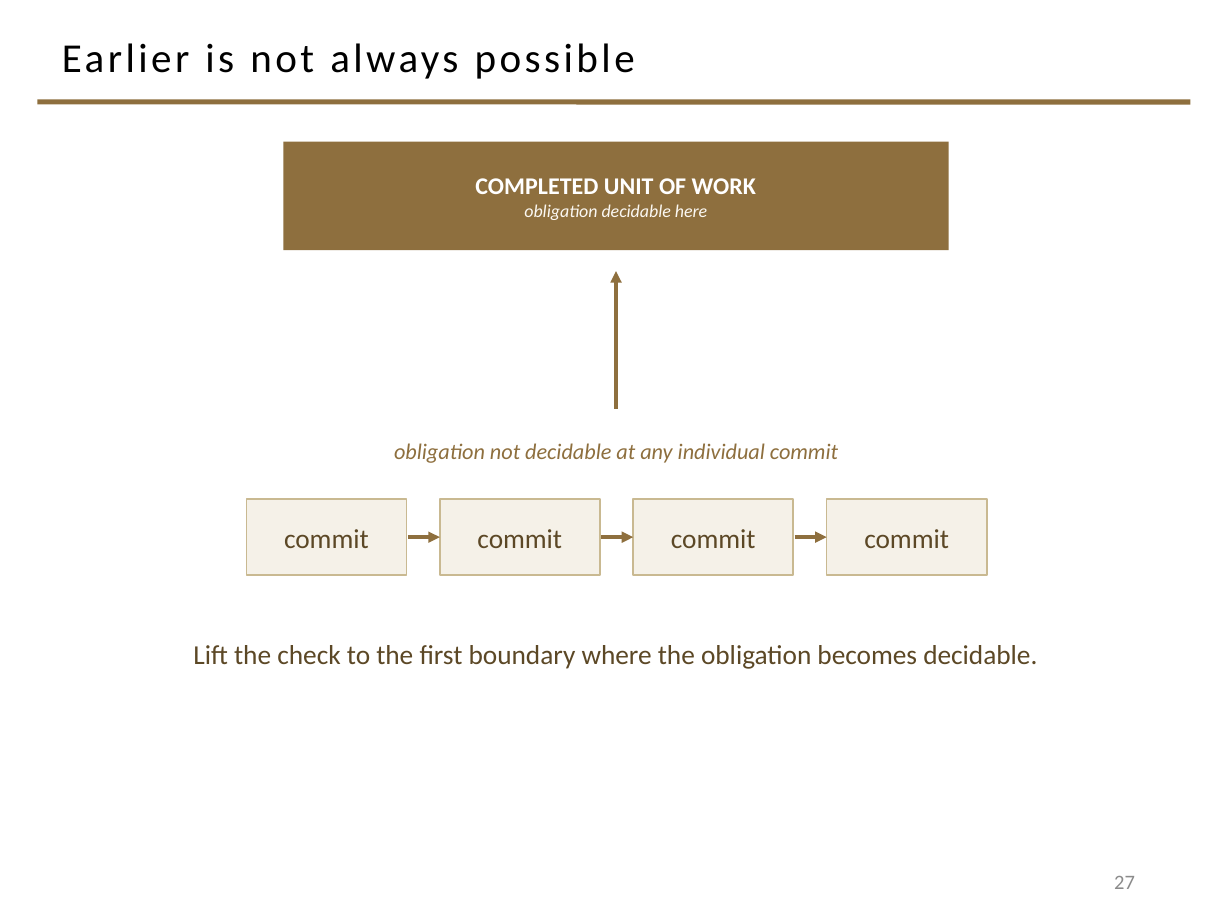
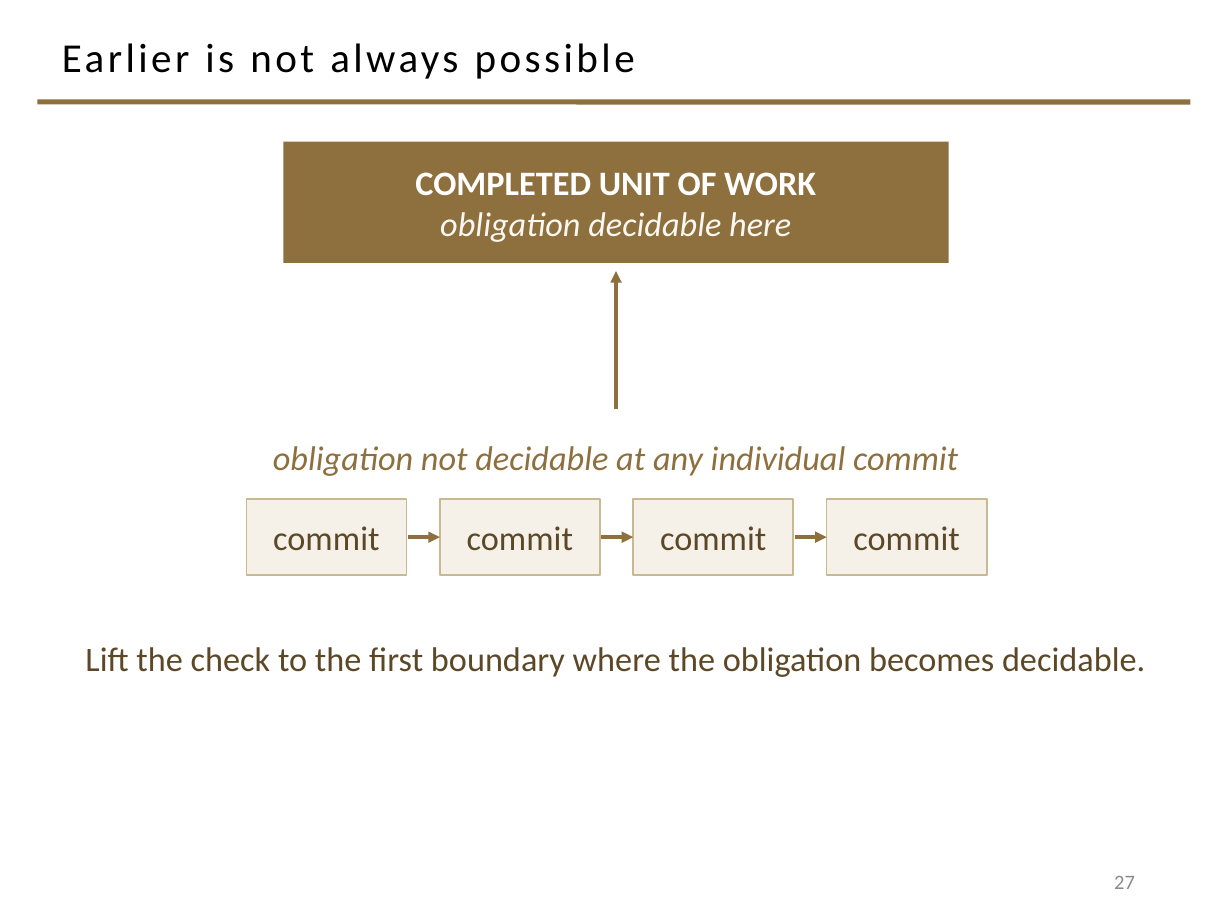
Before and after one commit to davisjam/model-based-agentic-software-engineering, a slide deck: slide 27 of course/lectures/act-2-delegation-and-control/03-alignment/2-3-Alignment.pptx. Drawn at 1232x924 pixels with LibreOffice and Linux fonts; fonts in the diff are those of the drawing; background and template pictures are left out. Boxes give left, top, right and bottom in pixels: in the first picture for what was removed or moved away, otherwise in the second. Text is boxed around its words. In the diff, an @@ line names an element or a change of style, - is before the commit and + after.

Commit message:
deck 2-3 S4: boundaries section renumbered to 4; 20pt floor; clearer aphorism
'Earlier is not always possible' simplified to the floor rather than scaled;
boundary-example boxes widened so single-word examples hold one line at 20pt;
'Production is only part of the system' carries the author's compressed
aphorism (candidate production vs. acceptance authority).

```diff
--- a/course/lectures/act-2-delegation-and-control/03-alignment/2-3-Alignment.pptx
+++ b/course/lectures/act-2-delegation-and-control/03-alignment/2-3-Alignment.pptx
@@ rectangle "COMPLETED UNIT OF WORK": place and size @@
-rectangle "COMPLETED UNIT OF WORK" at (283, 142, 949, 250)
+rectangle "COMPLETED UNIT OF WORK" at (283, 142, 949, 262)
@@ rectangle "COMPLETED UNIT OF WORK" at (283, 142, 949, 262): size 14 to 20 pt in "COMPLETED UNIT OF WORK"; size 10.5 to 20 pt in "obligation decidable here" @@
@@ text "obligation not decidable at any ..." at (273, 446, 958, 476): size 13 to 20 pt @@
@@ size 16 to 20 pt in 5 elements at (85, 647, 1145, 677), (246, 499, 407, 575), (440, 499, 600, 575), (633, 499, 793, 575), (827, 499, 987, 575) @@
```
Also in this commit, not shown: 4 other slides changed.
